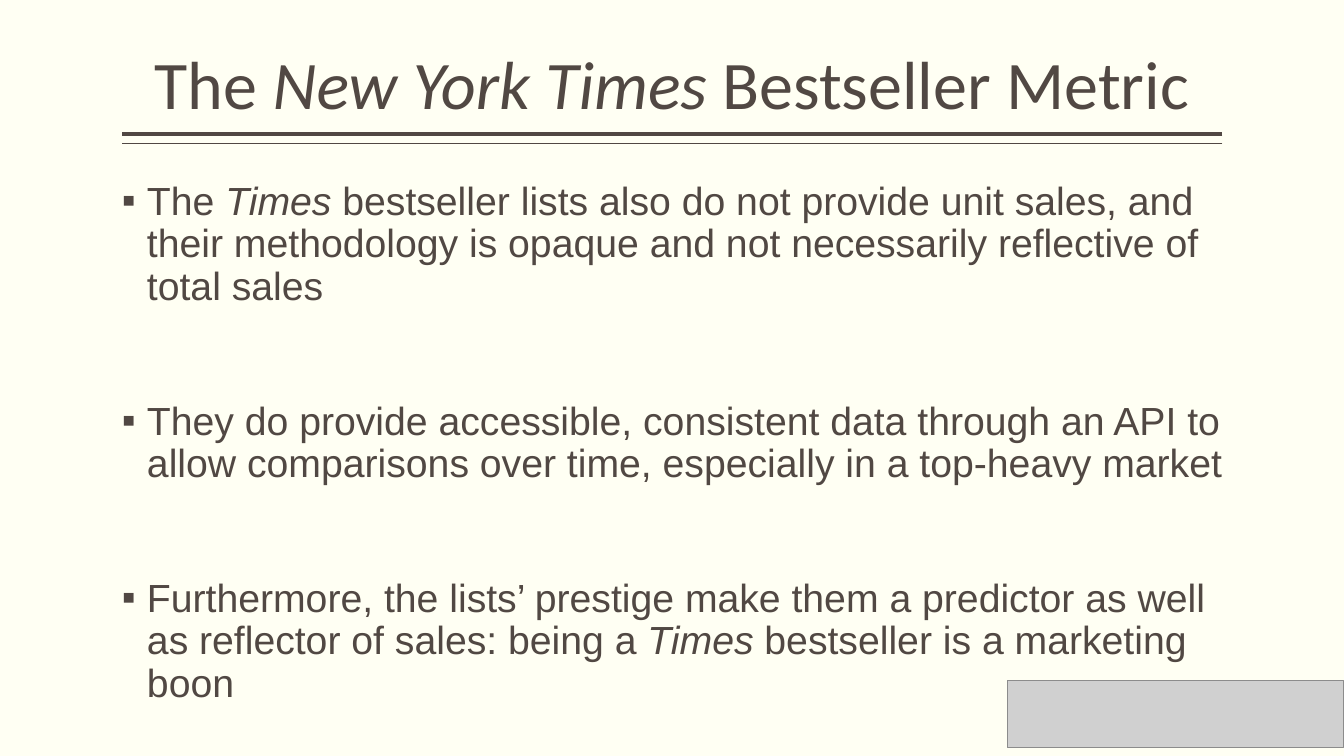
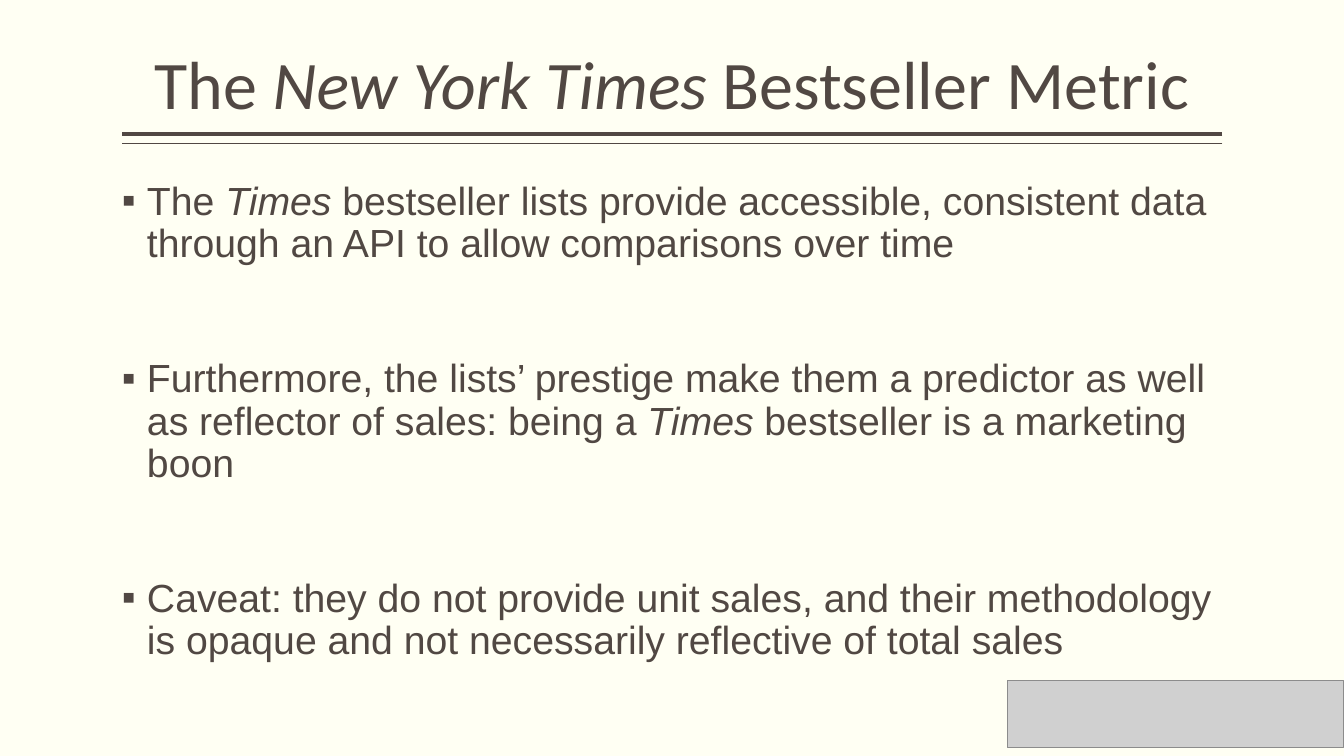
Before and after one commit to nycdatasci/bootcamp008_project, a slide deck: slide 3 of Project4-Capstone/davidletzler/NYTimes.pptx. Drawn at 1344x756 pixels with LibreOffice and Linux fonts; fonts in the diff are those of the drawing; grey boxes stand for pictures. Boxes give left, top, right and bottom in pixels: in the first picture for what was removed or moved away, otherwise in the second. Text is boxed around its words. In the diff, an @@ line names an element or a change of style, - is before the commit and + after.

```diff
--- a/Project4-Capstone/davidletzler/NYTimes.pptx
+++ b/Project4-Capstone/davidletzler/NYTimes.pptx
@@ text at box(147, 186, 1206, 265): text changed @@
-▪ The Times bestseller lists also do not provide unit sales, and their methodology is opaque and not necessarily reflective of total sales
-▪ They do provide accessible, consistent data through an API to allow comparisons over time, especially in a top-heavy market
+▪ The Times bestseller lists provide accessible, consistent data through an API to allow comparisons over time
@@ text at box(147, 583, 1211, 662): paragraph added @@
+▪ Caveat: they do not provide unit sales, and their methodology is opaque and not necessarily reflective of total sales
```
Also in this commit, not shown: 9 other slides changed, 6 slides added, 1 slide removed, 3 other files.
